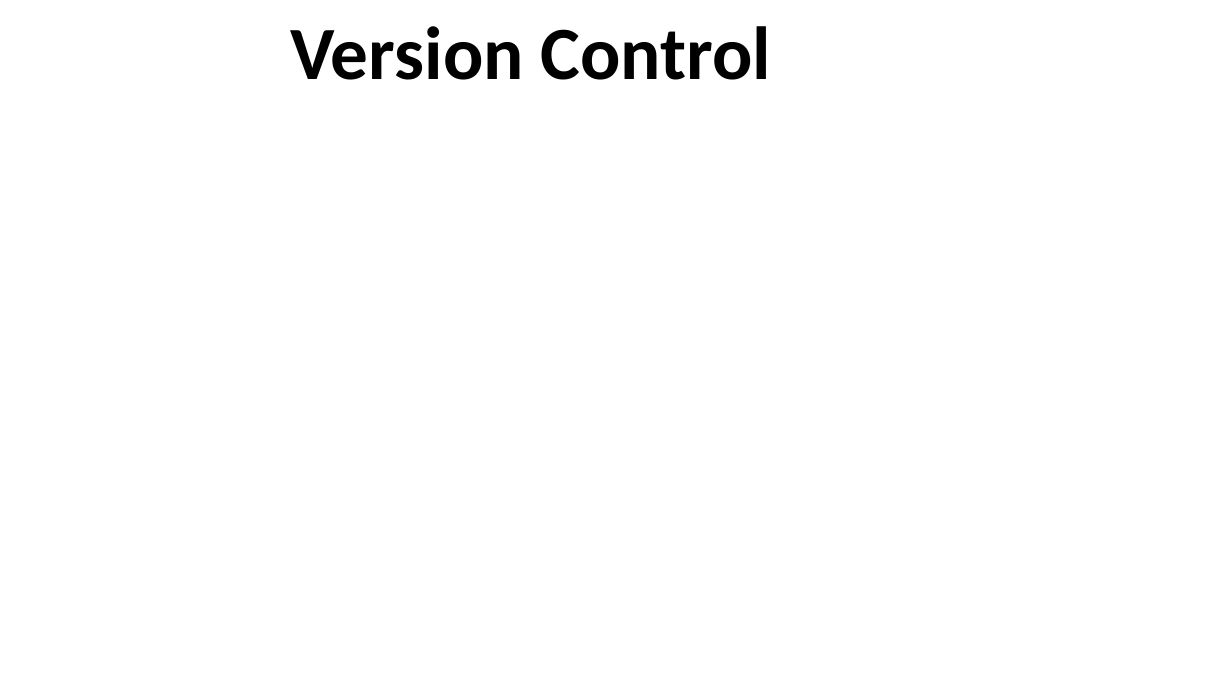
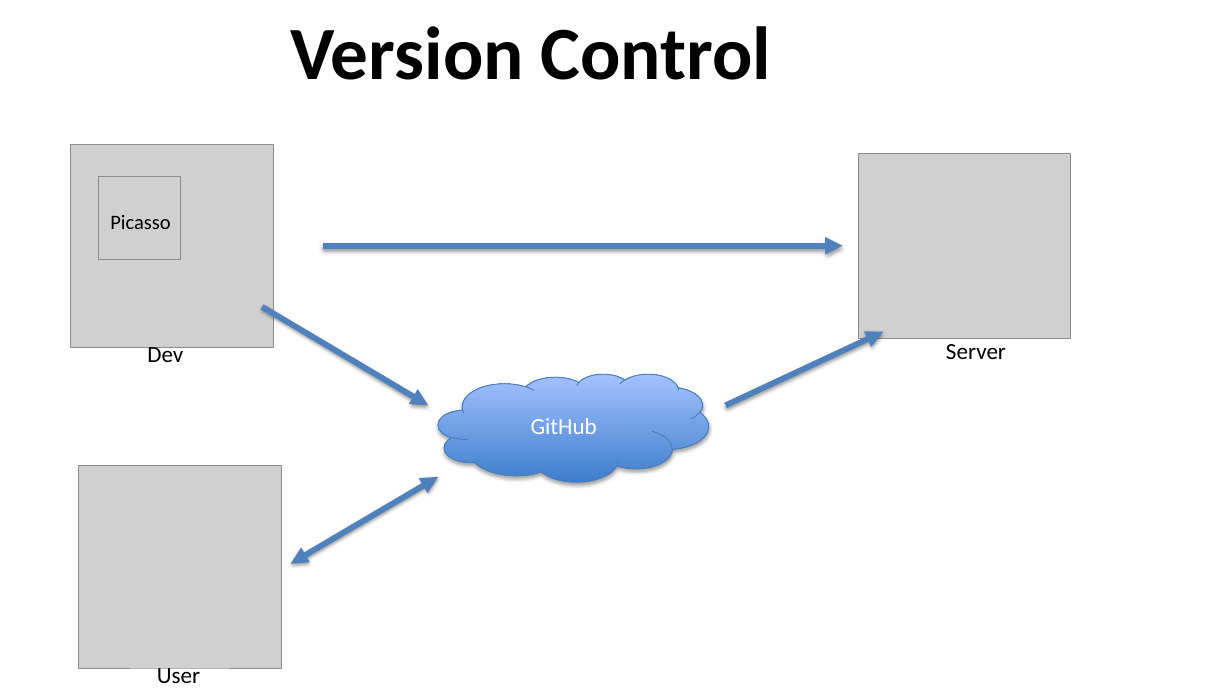
Before and after one commit to PollyNET/Pollynet_Processing_Chain, a slide deck: slide 19 of doc/Pollynet_Processing_Chain.pptx (slide 18 before the commit). Drawn at 1232x693 pixels with LibreOffice and Linux fonts; fonts in the diff are those of the drawing; grey boxes stand for pictures; background and template pictures are left out. Boxes give left, top, right and bottom in pixels: in the first picture for what was removed or moved away, otherwise in the second. Text is boxed around its words. In the diff, an @@ line names an element or a change of style, - is before the commit and + after.

Commit message:
edit the Picasso introduction doc

```diff
--- a/doc/Pollynet_Processing_Chain.pptx
+++ b/doc/Pollynet_Processing_Chain.pptx
@@ picture added at [859,153,1071,338] @@
@@ arrow added from (323, 246) to (843, 246), #4F81BD 4.5 pt @@
@@ arrow added from (262, 307) to (428, 406), #4F81BD 4.5 pt @@
@@ group added at [70,144,274,362]: 2 pictures, 2 texts @@
+Picasso
+Dev
@@ arrow added from (726, 406) to (884, 332), #4F81BD 4.5 pt @@
@@ text added at [946,344,1006,359], 18 pt, text #000000 @@
+Server
@@ cloud added at [438,374,709,482], fill gradient #3F80CE to #A4C4FF, outline #4B7EBC 0.75 pt, 18 pt, text #FFFFFF @@
+GitHub
@@ picture added at [79,466,282,669] @@
@@ double arrow added from (291, 564) to (438, 477), #4F81BD 4.5 pt @@
@@ text added at [157,663,200,683], 18 pt, text #000000 @@
+User
```
Also in this commit, not shown: 4 other slides changed, 4 slides added.
